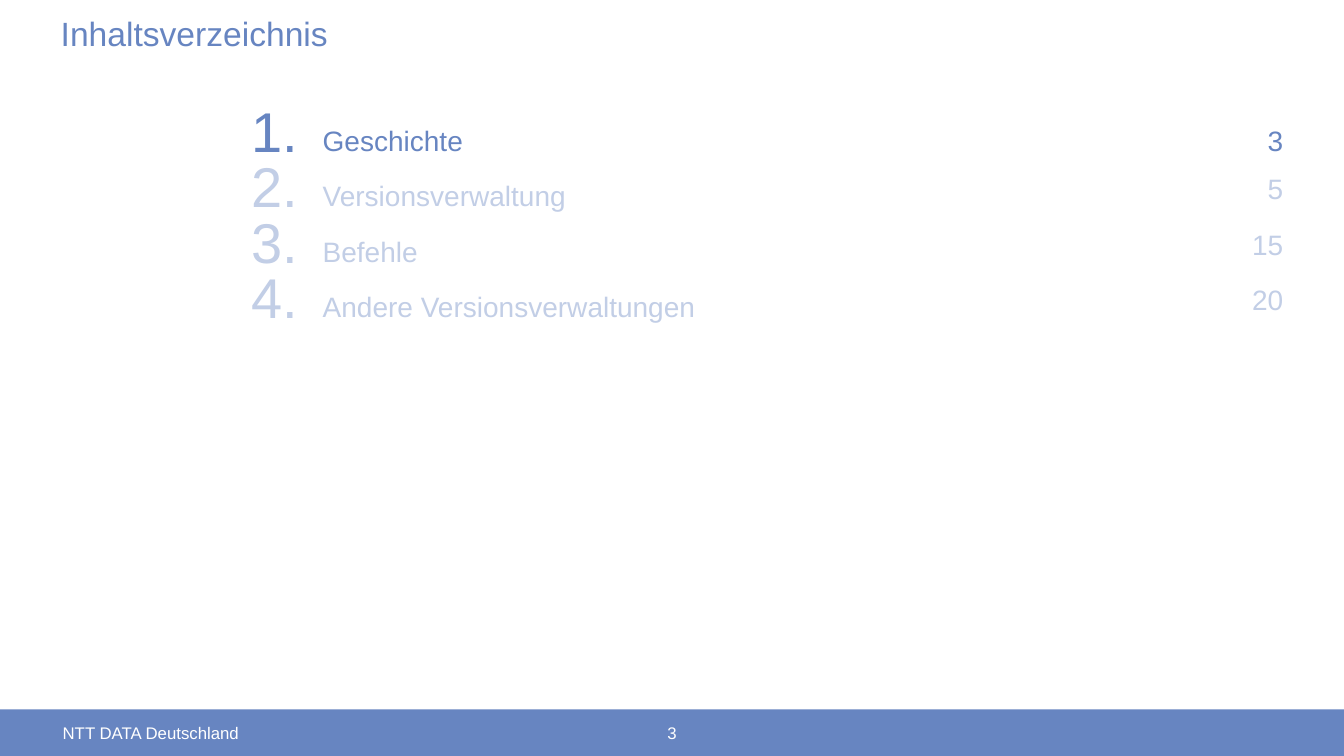
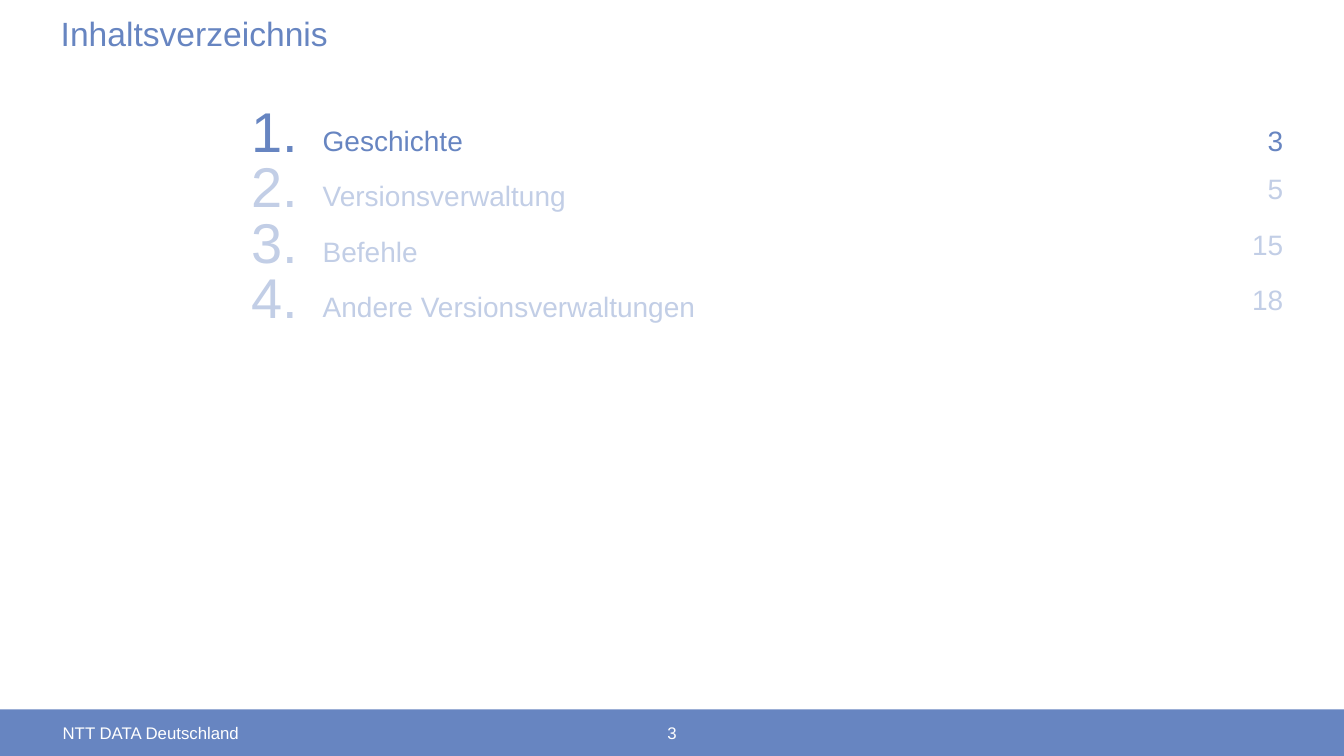
Before and after one commit to Julius278/StudentenTest, a slide deck: slide 3 of Git.pptx. Drawn at 1344x756 pixels with LibreOffice and Linux fonts; fonts in the diff are those of the drawing; background and template pictures are left out. Boxes give left, top, right and bottom in pixels: in the first picture for what was removed or moved away, otherwise in the second. Text is boxed around its words. In the diff, an @@ line names an element or a change of style, - is before the commit and + after.

```diff
--- a/Git.pptx
+++ b/Git.pptx
@@ text at (1252, 291, 1283, 310): text changed @@
-20
+18
```
Also in this commit, not shown: 5 other slides changed.
